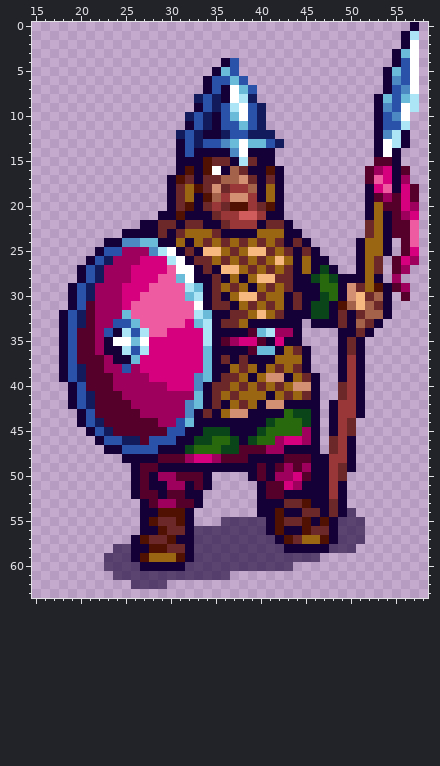
Two states of a sprite sheet, images/units/slavs/militia2.png. Above, as it was before the edit.
The file is 72x72 pixels. Shown: x 15..58, y 0..63.
After the commit:
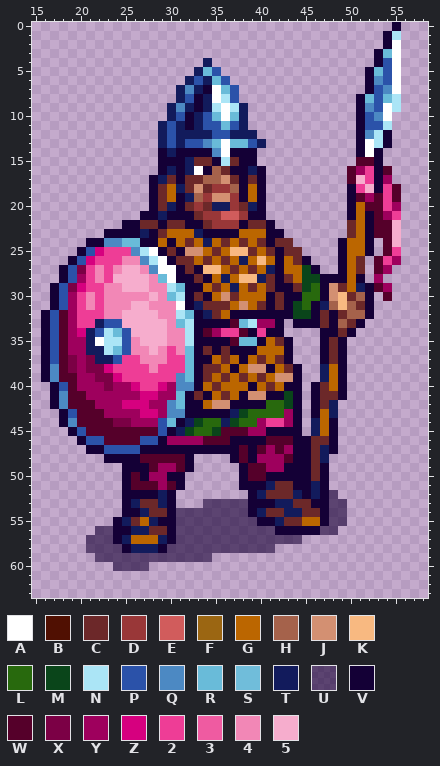
Palette (. is transparent): A #ffffff  B #501002  C #6c2829  D #993738  E #d15c5c  F #9b6612  G #bb6600  H #a5624b  J #d39072  K #f8b981  L #28690d  M #0a451a  N #abe5f6  P #2b52a9  Q #4c89c3  R #69bbd9  S #70bdda  T #121b5c  U #16003499  V #140036  W #55002a  X #7b0045  Y #9e005d  Z #d6007f  2 #ee3d96  3 #ef5ba1  4 #f287b6  5 #f6adcd
Change:
Changed rows in their new state; - is an unchanged pixel.
first column x 16:
 0 ---------------------------------------V-.
 1 --------------------------------------VN..
 2 --------------------------------------VA..
 3 -------------------------------------VRA..
 4 ------------------T-..---------------VPA..
 5 -----------------TRP..--------------VRPA..
 6 ----------------TPTR-..-------------VQPA..
 7 ---------------TQT-ARP..------------VPQA..
 8 ---------------TPVTANP..-----------VRP-N..
 9 --------------TQT-TNA-T..----------VQPAN..
10 --------------TPVTPRA-T..----------VPQA..-
11 -------------TPT-TPPR-T..----------VPPN..-
12 -------------TP-T-TPPTT-..---------VQNV..-
13 -------------TPT-PQRA-RPT..--------VANV..-
14 -------------VT-V--QAVV-..---------VA-..--
15 -------------VV-TCCVNCVV..---------WWV..--
16 -------------VT-TAVHCVVT-..-------WY2VW..-
17 ------------VTCV-CHHJCV--..-------W52VY..-
18 ------------VCGTCJ-DDHVG-..-------V25V2W..
19 ------------VCGVTHDJJDVG-..-------VWY-2-..
20 ------------VCTVCD-TTDCTV..-------VGWW2Y..
21 -----------VVT-V-CDDEEDVV..-------VG-WY2..
22 ---------VVCCV-CVVCDD-VCCV..------CGVWW5..
23 -------VV--T--GGGTVV--GGGVV..-----CGVWW5..
24 -----VVQQRRVVG-GCGTG-G-G-V-C..---VGGV.W5..
25 ----VPZ222QNAVC-JJGCGKKCG-V-C..--VGGV.W2..
26 ---VPZ22244QNAVCCG-G-GTGKGVGCV..-VGC.W2Y..
27 --VPX2424554QAAVC-KKGCG-GTVGGM-..VGC.WY..-
28 --VPY24255554RAVVC-GTGKKTCV-GM-VV-G-.Y-.--
29 -VPXZ224455544NRVVG-GTGCG-VVCMLVJCGTVWY..-
30 -VPY2424444454RNVC-GJCGGGVC-VLLVJKCHV.W-.-
31 -VPY24244455444AVTC--GJGCVC-MLVTHK-CV..---
32 VPWY22244555544NRVTCGVVVVVV-MMVC--HHV..---
33 VPWY22TP-555554RNVV-VWRNYY-.-V-C-HCV..----
34 VPWYZTPNRP555544NVWY22WV2VV..--VVC-..-----
35 VPWYYTANNP455544NVV-VWRRVGC-.--VC-..------
36 VPWYYTTNRP445424RVC-C--VGGGV..-VC-..------
37 VPWXYXTTP2244422RVVG-GVGCGCV..-VC-..------
38 VQWXYXXZ22224222RVCCGVGJJVGCV.-TG-..------
39 VQWWYYXXZ222222QRVCG-GCGCG-JV..TG-..------
40 -VPWYYYX--Z22ZYQQVG-GGGVGCGVV.-CGV..------
41 -VQWWYYYY--ZZ--RVC-GCGVJJ-VMV.-CCV..------
42 -VQWWWYYYZZZ--QRVVGJJVVV-LLM-.-CT...------
43 --VPWW-YYYYZZ-QQV-V-VTMLLLLYV.-GT...------
44 --VQWWW-XXYYYPRVTMLLTMLLY22YV.TG-..-------
45 ---VPWWW-----PVTMLL-WWWYYVVVV.TG-..-------
46 ----VPPWWWWP-VYYYYWWWV-VVWWWVVCCV..-------
47 -----VVPP--VV---VVVVVV-V--WY--CTV..-------
48 -------VV--WW---V....V--YYY-VVCT...-------
49 ---------V-V-YYW-.....-W-YYVVVC-...-------
50 ---------VWVY-VV...---VW--VVVVC-..--------
51 ---------VW-WYWV...---VV-TCCV-T-..--------
52 ---------V-VVTV...-----VTCCCT-T-U.--------
53 ---------VTCCTV...UUUUUV--TT-C--UU--------
54 ---------VVTCCVUUUUUUUUVTCCTT---UU.-------
55 --------VTCGTVVUUUUU----V-T--GGVU-..------
56 ------UUVVTTCCVUU--------UV--VVUU...------
57 -----UUUVTGGGTVUU---------UUU.......------
58 -----UUU-VTTTVUUU---------.........-------
59 ------U---UUUUUUU--............-----------
60 -------.---U................--------------
61 --------.............---------------------
62 ----------....----------------------------
